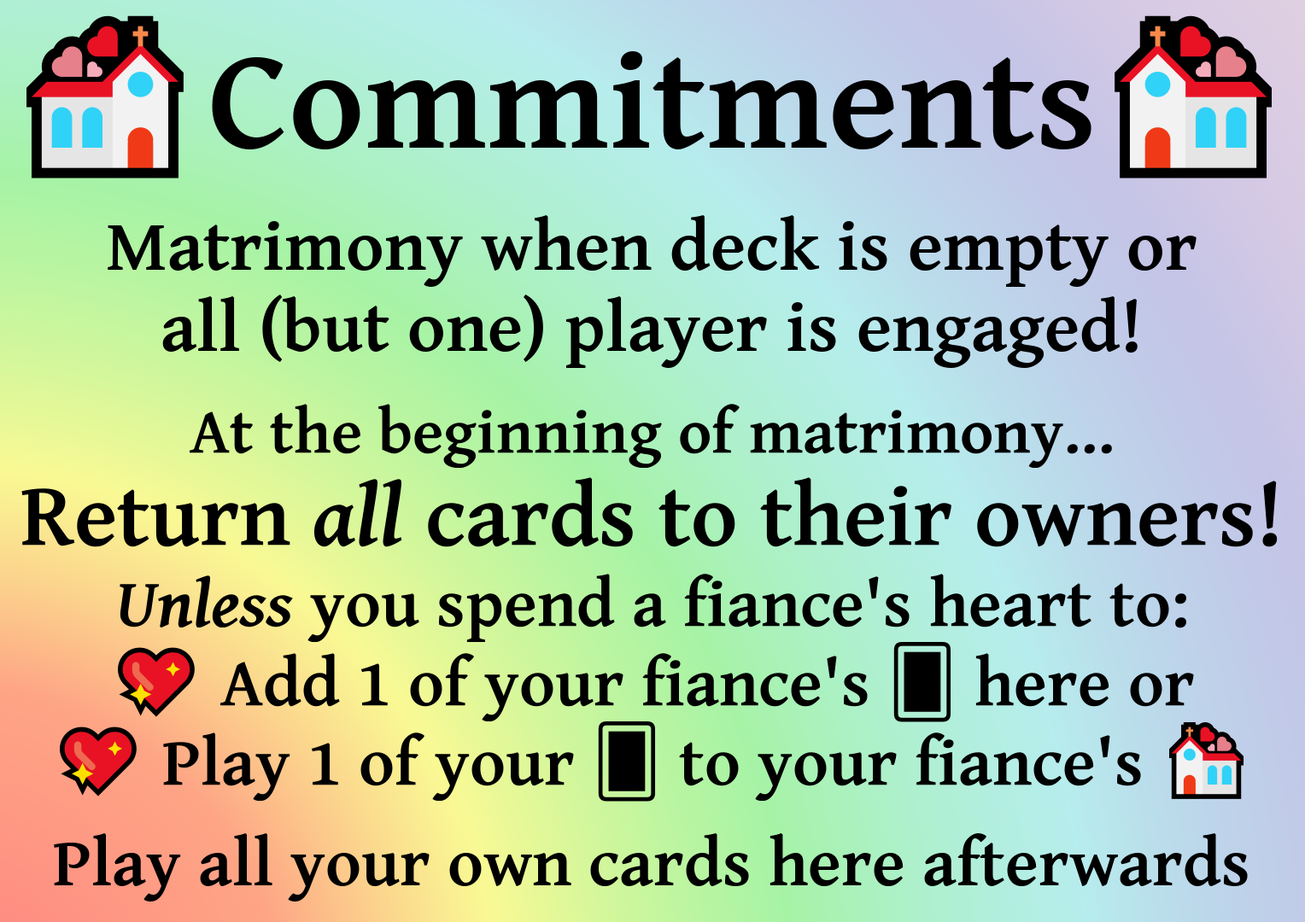
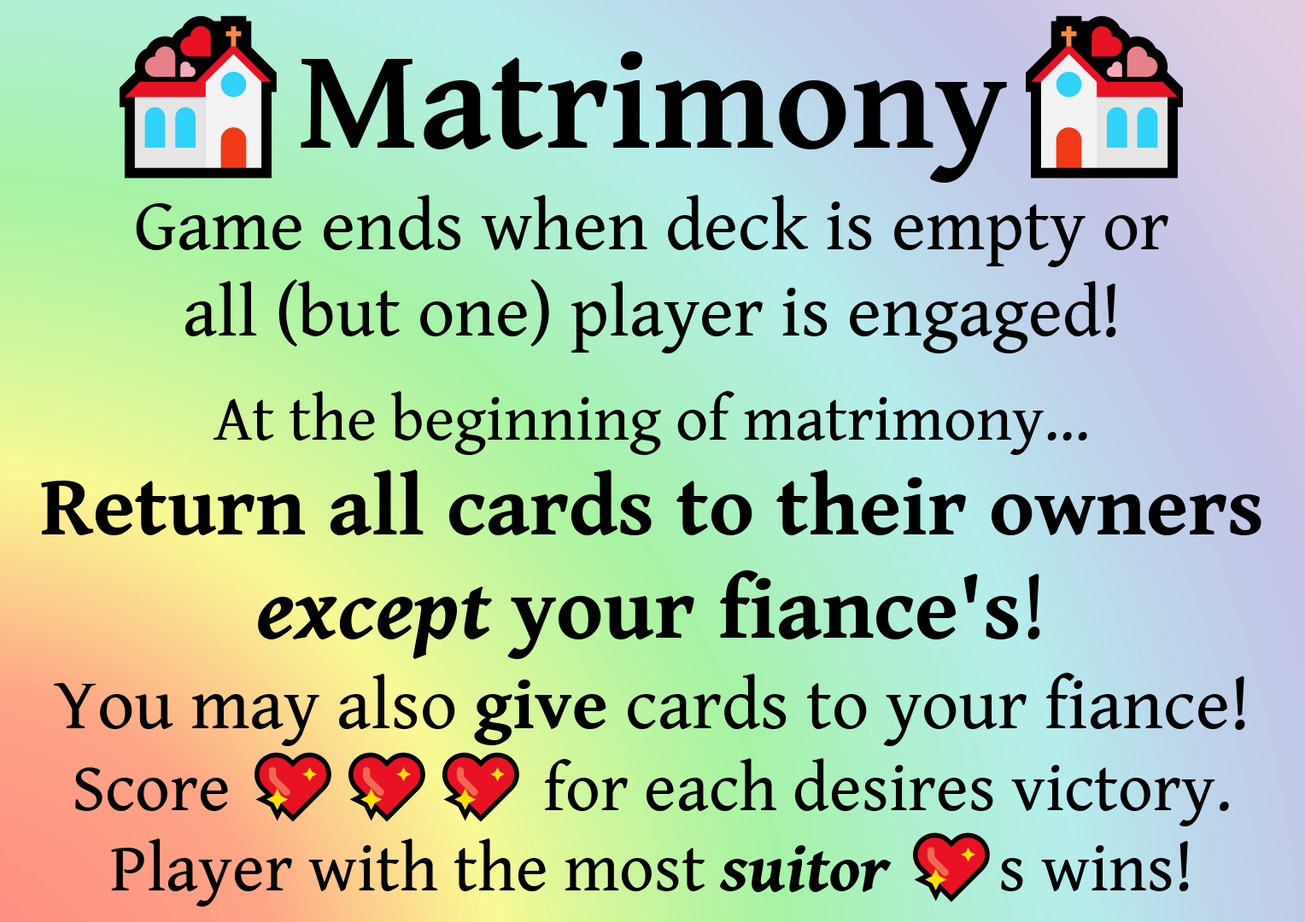
Revision of a layered 1305x922 image; what changed, layer by layer:
renamed "💒Commitments💒" to "💒Matrimony💒", painted on it over [26, 15, 1272, 183]
renamed "Matrimony when deck is empty o..." to "Game ends when deck is empty o...", painted on it over [21, 194, 1278, 907]
